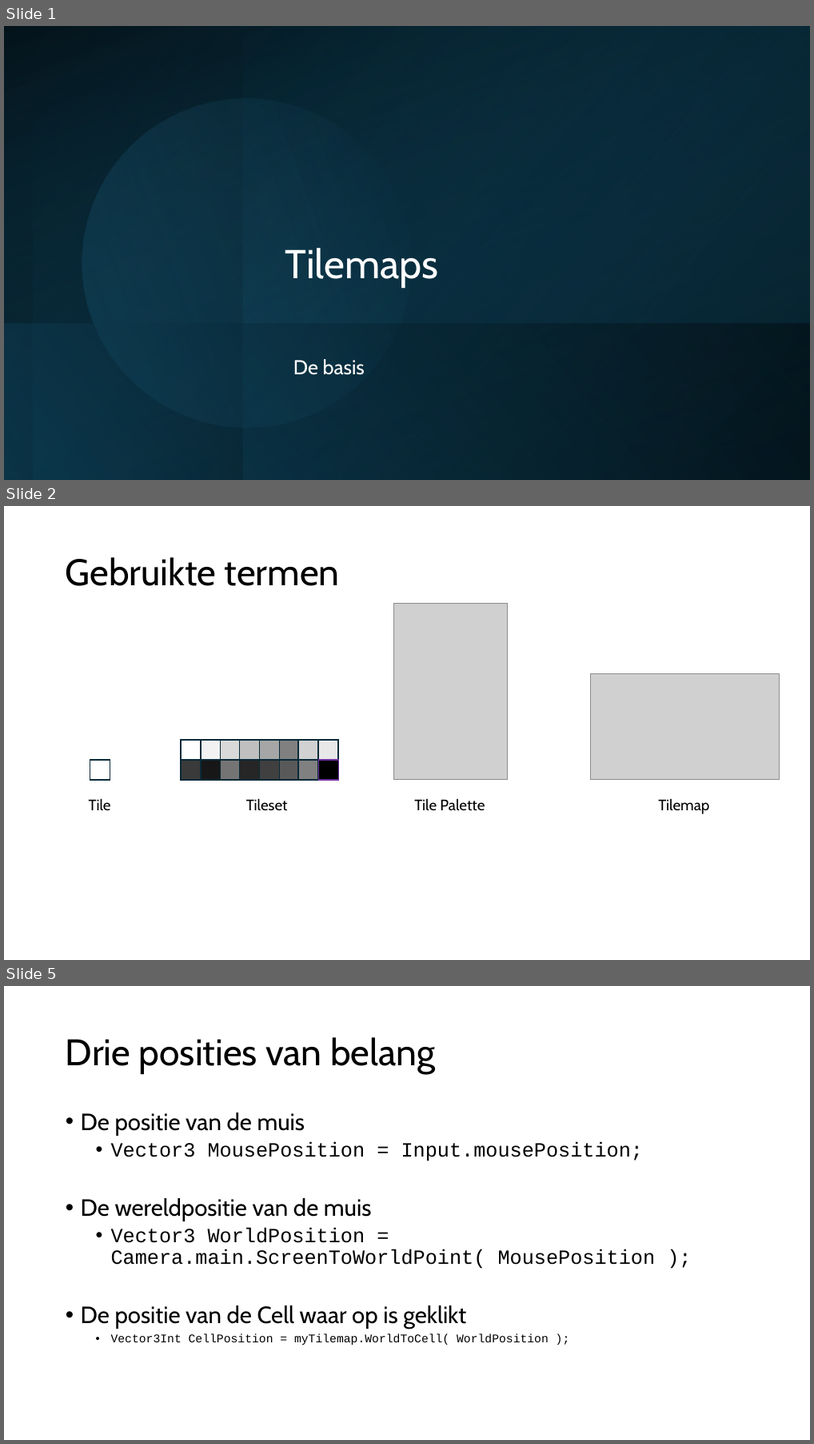
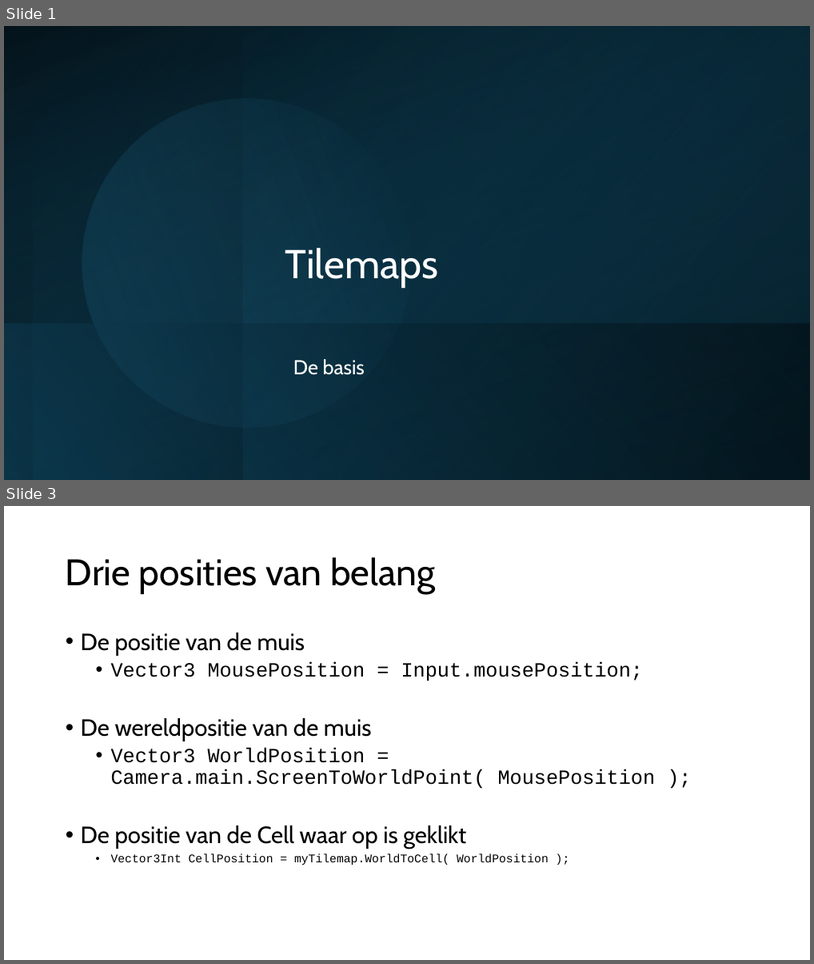
Before and after one commit to djsjollema/lessen-gamedevelopment, a slide deck: M4/GDV_2D_Gym/les3/gdv-2d-gym-les2.pptx. Shown one above the other, each under a label of ours: slides 1, 2 and 5 before the commit, slides 1 and 3 after it; the slides between them are not shown. The pictures are 814x1444 and 814x964 pixels, drawn with LibreOffice and Linux fonts; fonts in the diff are those of the drawing; grey boxes stand for pictures. Boxes give left, top, right and bottom in pixels: in the first picture for what was removed or moved away, otherwise in the second. Text is boxed around its words. In the diff, an @@ line names an element or a change of style, - is before the commit and + after.

```diff
--- a/M4/GDV_2D_Gym/les3/gdv-2d-gym-les2.pptx
+++ b/M4/GDV_2D_Gym/les3/gdv-2d-gym-les2.pptx
@@ slide 2 removed at [4, 506, 810, 960], background #FFFFFF @@
@@ title removed at [66, 557, 340, 586] @@
-Gebruikte termen
@@ picture removed at [394, 603, 508, 780] @@
@@ picture removed at [591, 673, 779, 780] @@
@@ rectangle removed at [90, 760, 110, 780] @@
@@ group removed at [181, 740, 338, 780]: 16 rectangles @@
@@ text removed at [89, 798, 111, 810] @@
-Tile
@@ text removed at [246, 798, 288, 811] @@
-Tileset
@@ text removed at [414, 799, 485, 811] @@
-Tile Palette
@@ text removed at [658, 799, 710, 814] @@
-Tilemap
@@ what was slide 5 is now slide 3 @@
```
Also in this commit, not shown: 1 slide changed, 2 slides added, 3 other slides removed.
